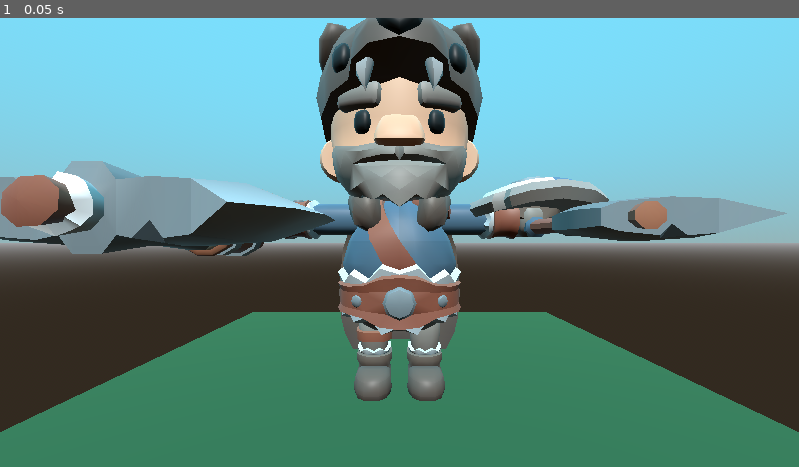
Above: before the commit, frame 1.
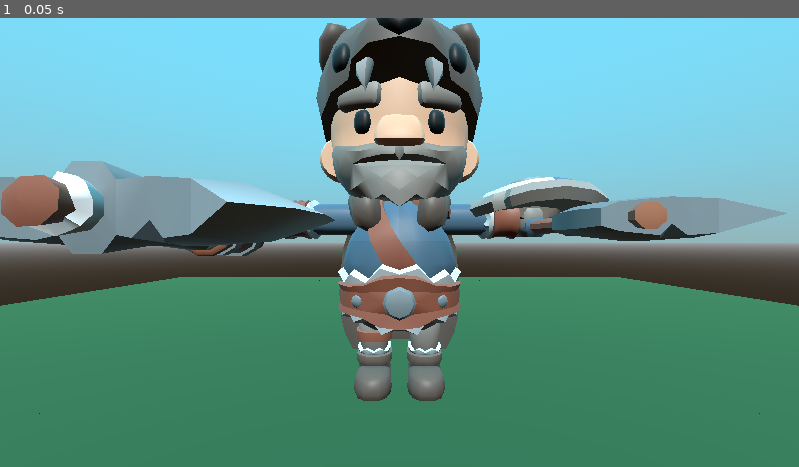
Above: after the commit, the same moment.

Repository: juliohq/projeto-plataforma
Game: Godot game, scene res://niveis/nivel.tscn
Two runs of this game, one before a commit and one after it. Both use one fixed random seed, a clock stepped at 60 frames per second and the inputs below.
Inputs:
- Up to frame 1 (0.05 s): no input

The runs differ from the first frame. In frame 1, 14% of the frame differs, in the area x 0-100%, y 52-93%.

Commit message:
Duplicar a grama

Diff:
--- a/niveis/nivel.tscn
+++ b/niveis/nivel.tscn
@@ -25,9 +25,69 @@
 [node name="Ambiente" type="WorldEnvironment" parent="."]
 environment = SubResource("Environment_whal4")
 
-[node name="Grama" parent="." instance=ExtResource("2_sn4ti")]
-
 [node name="Sol" type="DirectionalLight3D" parent="."]
 transform = Transform3D(1, 0, 0, 0, 0.707107, 0.707107, 0, -0.707107, 0.707107, 0, 5, 4)
 
 [node name="Personagem" parent="." instance=ExtResource("3_o6ih6")]
+
+[node name="Grama" parent="." instance=ExtResource("2_sn4ti")]
+
+[node name="Grama2" parent="." instance=ExtResource("2_sn4ti")]
+transform = Transform3D(1, 0, 0, 0, 1, 0, 0, 0, 1, -4, 0, 0)
+
+[node name="Grama3" parent="." instance=ExtResource("2_sn4ti")]
+transform = Transform3D(1, 0, 0, 0, 1, 0, 0, 0, 1, 4, 0, 0)
+
+[node name="Grama4" parent="." instance=ExtResource("2_sn4ti")]
+transform = Transform3D(1, 0, 0, 0, 1, 0, 0, 0, 1, 0, 0, 4)
+
+[node name="Grama5" parent="." instance=ExtResource("2_sn4ti")]
+transform = Transform3D(1, 0, 0, 0, 1, 0, 0, 0, 1, -4, 0, 4)
+
+[node name="Grama6" parent="." instance=ExtResource("2_sn4ti")]
+transform = Transform3D(1, 0, 0, 0, 1, 0, 0, 0, 1, 4, 0, 4)
+
+[node name="Grama7" parent="." instance=ExtResource("2_sn4ti")]
+transform = Transform3D(1, 0, 0, 0, 1, 0, 0, 0, 1, 0, 0, -4)
+
+[node name="Grama10" parent="." instance=ExtResource("2_sn4ti")]
+transform = Transform3D(1, 0, 0, 0, 1, 0, 0, 0, 1, 0, 0, -10)
+
+[node name="Grama11" parent="." instance=ExtResource("2_sn4ti")]
+transform = Transform3D(1, 0, 0, 0, 1, 0, 0, 0, 1, 0, 0, -16)
+
+[node name="Grama12" parent="." instance=ExtResource("2_sn4ti")]
+transform = Transform3D(1, 0, 0, 0, 1, 0, 0, 0, 1, 0, 0, -22)
+
+[node name="Grama8" parent="." instance=ExtResource("2_sn4ti")]
+transform = Transform3D(1, 0, 0, 0, 1, 0, 0, 0, 1, -4, 0, -4)
+
+[node name="Grama9" parent="." instance=ExtResource("2_sn4ti")]
+transform = Transform3D(1, 0, 0, 0, 1, 0, 0, 0, 1, 4, 0, -4)
+
+[node name="Grama13" parent="." instance=ExtResource("2_sn4ti")]
+transform = Transform3D(1, 0, 0, 0, 1, 0, 0, 0, 1, 0, 0, -32)
+
+[node name="Grama14" parent="." instance=ExtResource("2_sn4ti")]
+transform = Transform3D(1, 0, 0, 0, 1, 0, 0, 0, 1, -4, 0, -32)
+
+[node name="Grama15" parent="." instance=ExtResource("2_sn4ti")]
+transform = Transform3D(1, 0, 0, 0, 1, 0, 0, 0, 1, 4, 0, -32)
+
+[node name="Grama16" parent="." instance=ExtResource("2_sn4ti")]
+transform = Transform3D(1, 0, 0, 0, 1, 0, 0, 0, 1, 0, 0, -28)
+
+[node name="Grama17" parent="." instance=ExtResource("2_sn4ti")]
+transform = Transform3D(1, 0, 0, 0, 1, 0, 0, 0, 1, -4, 0, -28)
+
+[node name="Grama18" parent="." instance=ExtResource("2_sn4ti")]
+transform = Transform3D(1, 0, 0, 0, 1, 0, 0, 0, 1, 4, 0, -28)
+
+[node name="Grama19" parent="." instance=ExtResource("2_sn4ti")]
+transform = Transform3D(1, 0, 0, 0, 1, 0, 0, 0, 1, 0, 0, -36)
+
+[node name="Grama20" parent="." instance=ExtResource("2_sn4ti")]
+transform = Transform3D(1, 0, 0, 0, 1, 0, 0, 0, 1, -4, 0, -36)
+
+[node name="Grama21" parent="." instance=ExtResource("2_sn4ti")]
+transform = Transform3D(1, 0, 0, 0, 1, 0, 0, 0, 1, 4, 0, -36)
